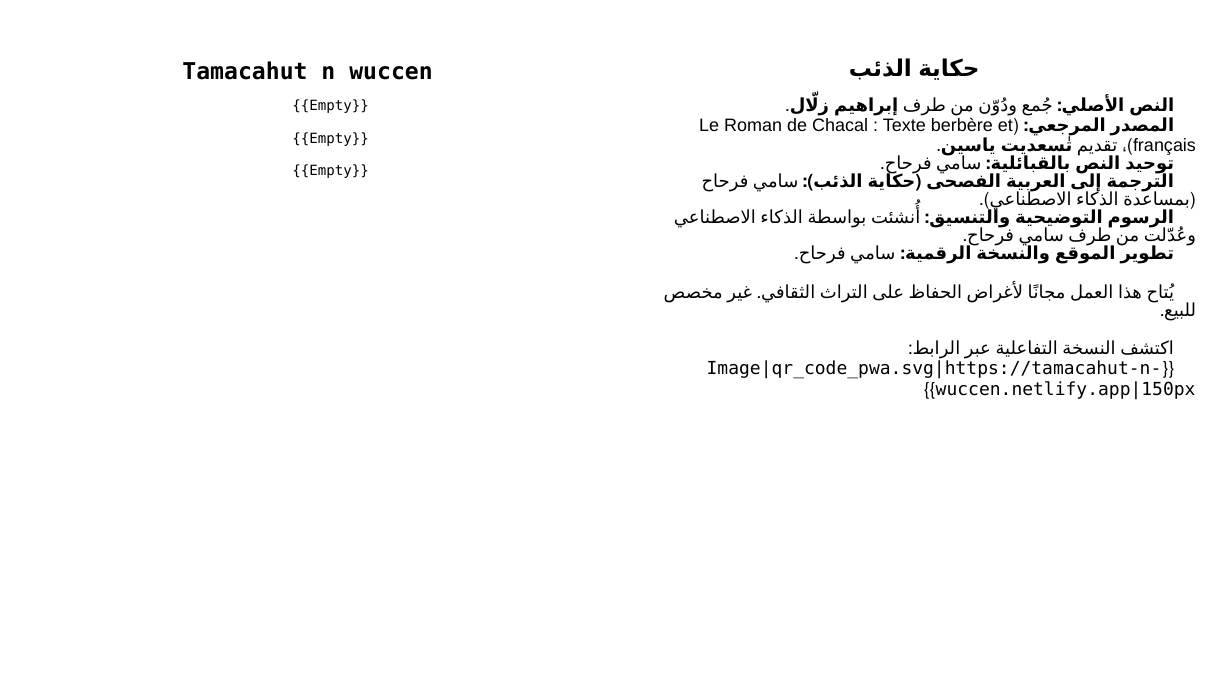
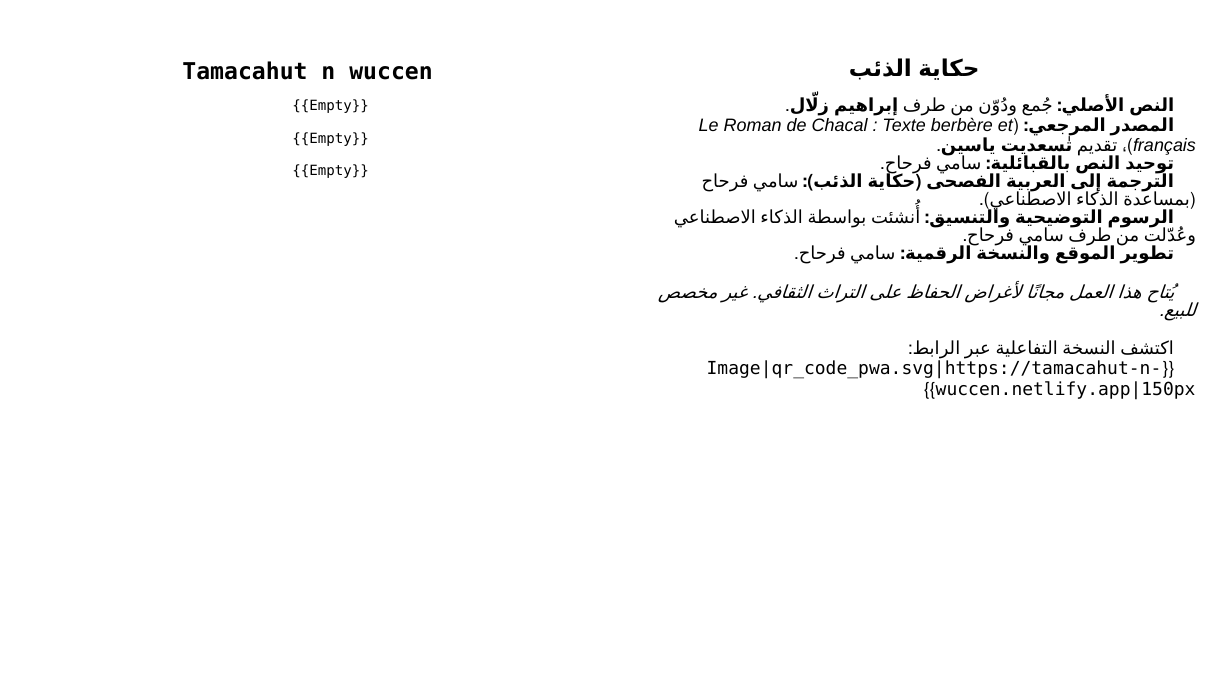
Before and after one commit to sferhah/tamacahut_n_wuccen, a slide deck: slide 2 of Uccen.ConsoleApp/Resources/pptx/uccen.arb.pptx. Drawn at 1232x693 pixels with LibreOffice and Linux fonts; fonts in the diff are those of the drawing. Boxes give left, top, right and bottom in pixels: in the first picture for what was removed or moved away, otherwise in the second. Text is boxed around its words. In the diff, an @@ line names an element or a change of style, - is before the commit and + after.

```diff
--- a/Uccen.ConsoleApp/Resources/pptx/uccen.arb.pptx
+++ b/Uccen.ConsoleApp/Resources/pptx/uccen.arb.pptx
@@ table at (30,15,1205,668) @@
@@ italic on in "(Le Roman de Chacal : Texte berbère ...", "يُتاح هذا العمل مجانًا لأغراض الحفاظ على ..." @@
```
Also in this commit, not shown: 3 other files.
